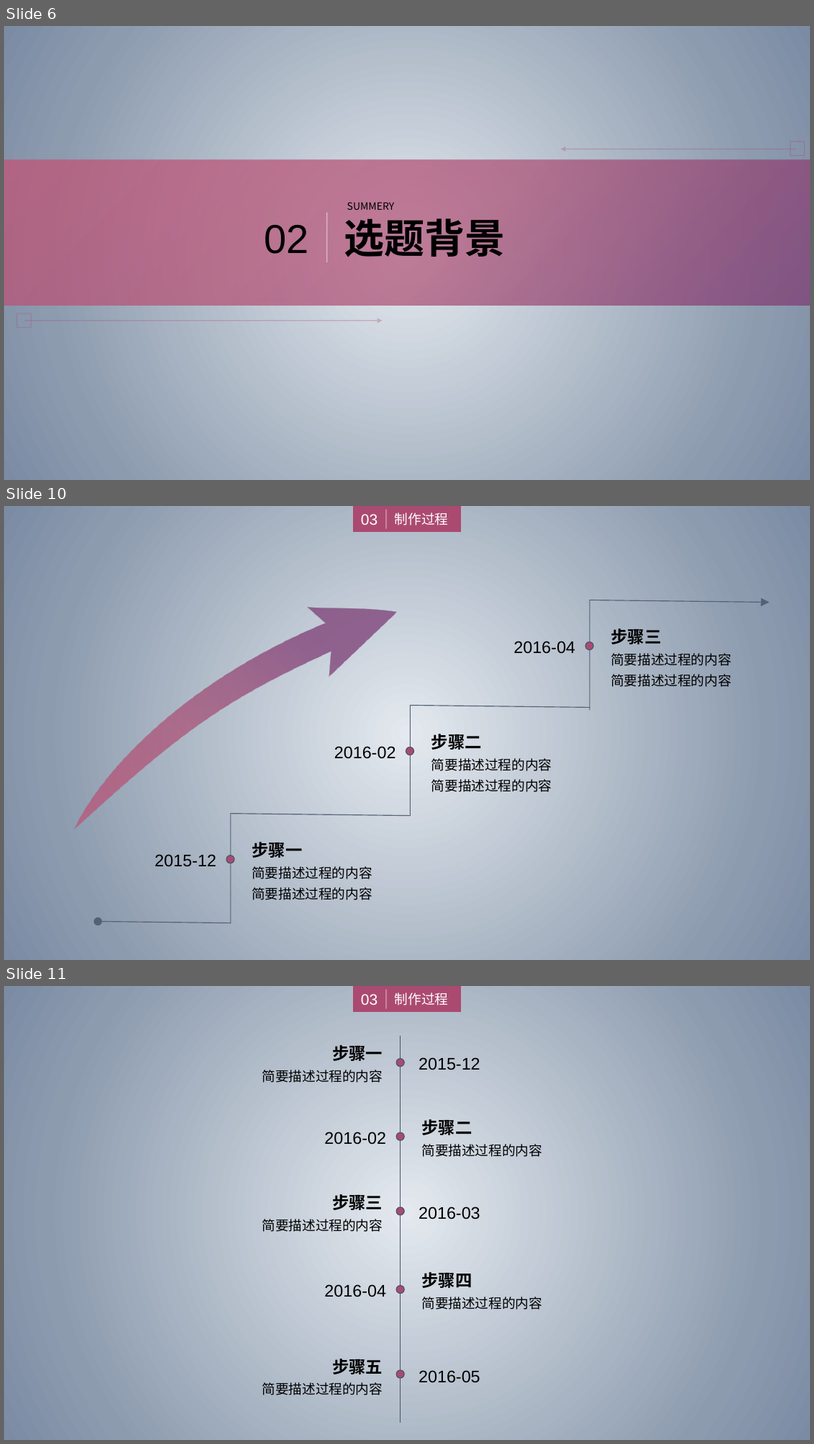
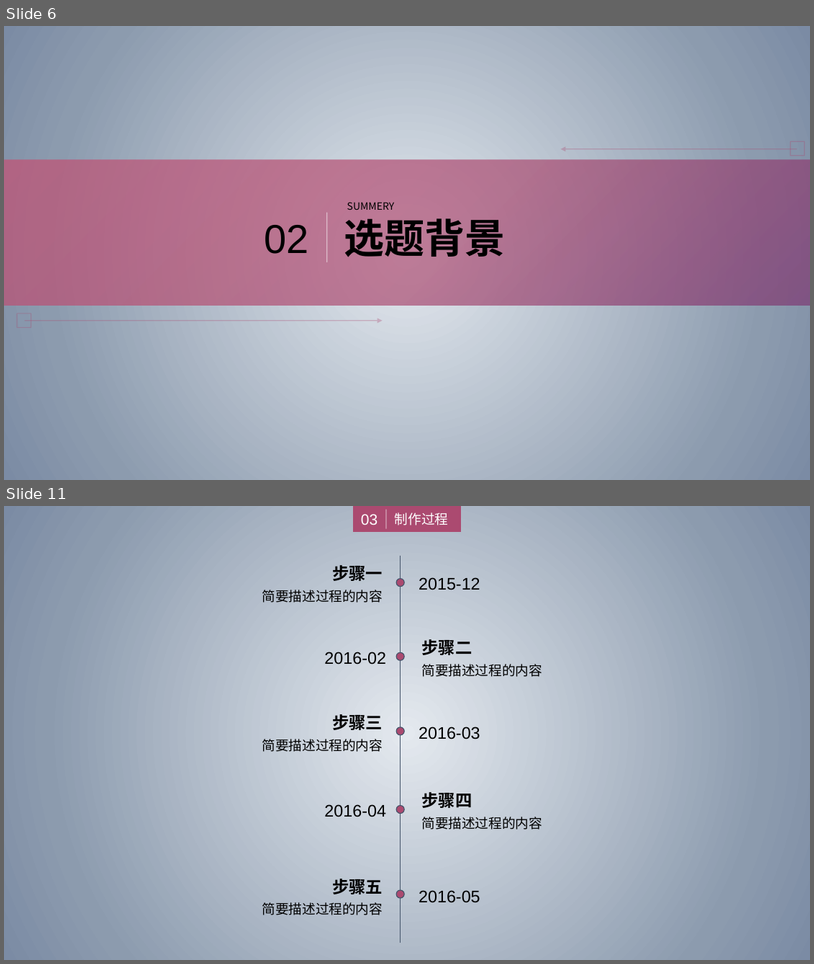
Before and after one commit to zhuangzhuang131419/McGill, a slide deck: COMP396/Presentation.pptx. Shown one above the other, each under a label of ours: slides 6, 10 and 11 before the commit, slides 6 and 11 after it; the slides between them are not shown. The pictures are 814x1444 and 814x964 pixels, drawn with LibreOffice and Linux fonts; fonts in the diff are those of the drawing. Boxes give left, top, right and bottom in pixels: in the first picture for what was removed or moved away, otherwise in the second. Text is boxed around its words. In the diff, an @@ line names an element or a change of style, - is before the commit and + after.

```diff
--- a/COMP396/Presentation.pptx
+++ b/COMP396/Presentation.pptx
@@ slide 10 removed at <box>4,506,810,960</box>, background gradient #E4E9EF to #8C9BAE to #7B8BA4 @@
@@ group removed at <box>354,506,460,531</box>: 2 texts, 1 rectangle, 1 line @@
-制作过程
-03
@@ freeform shape removed at <box>46,567,405,847</box> @@
@@ line removed from (590, 600) to (590, 710) @@
@@ arrow removed from (590, 600) to (770, 602) @@
@@ group removed at <box>514,628,731,687</box>: 3 texts, 1 ellipse @@
-步骤三
-简要描述过程的内容
-简要描述过程的内容
-2016-04
@@ line removed from (411, 705) to (411, 815) @@
@@ line removed from (411, 705) to (590, 708) @@
@@ group removed at <box>334,734,552,792</box>: 3 texts, 1 ellipse @@
-步骤二
-简要描述过程的内容
-简要描述过程的内容
-2016-02
@@ line removed from (231, 813) to (231, 923) @@
@@ line removed from (231, 813) to (411, 815) @@
@@ group removed at <box>154,842,372,900</box>: 3 texts, 1 ellipse @@
-步骤一
-简要描述过程的内容
-简要描述过程的内容
-2015-12
@@ arrow removed from (231, 923) to (98, 921) @@
```
Also in this commit, not shown: 9 slides changed, 2 slides added, 1 other slide removed.
